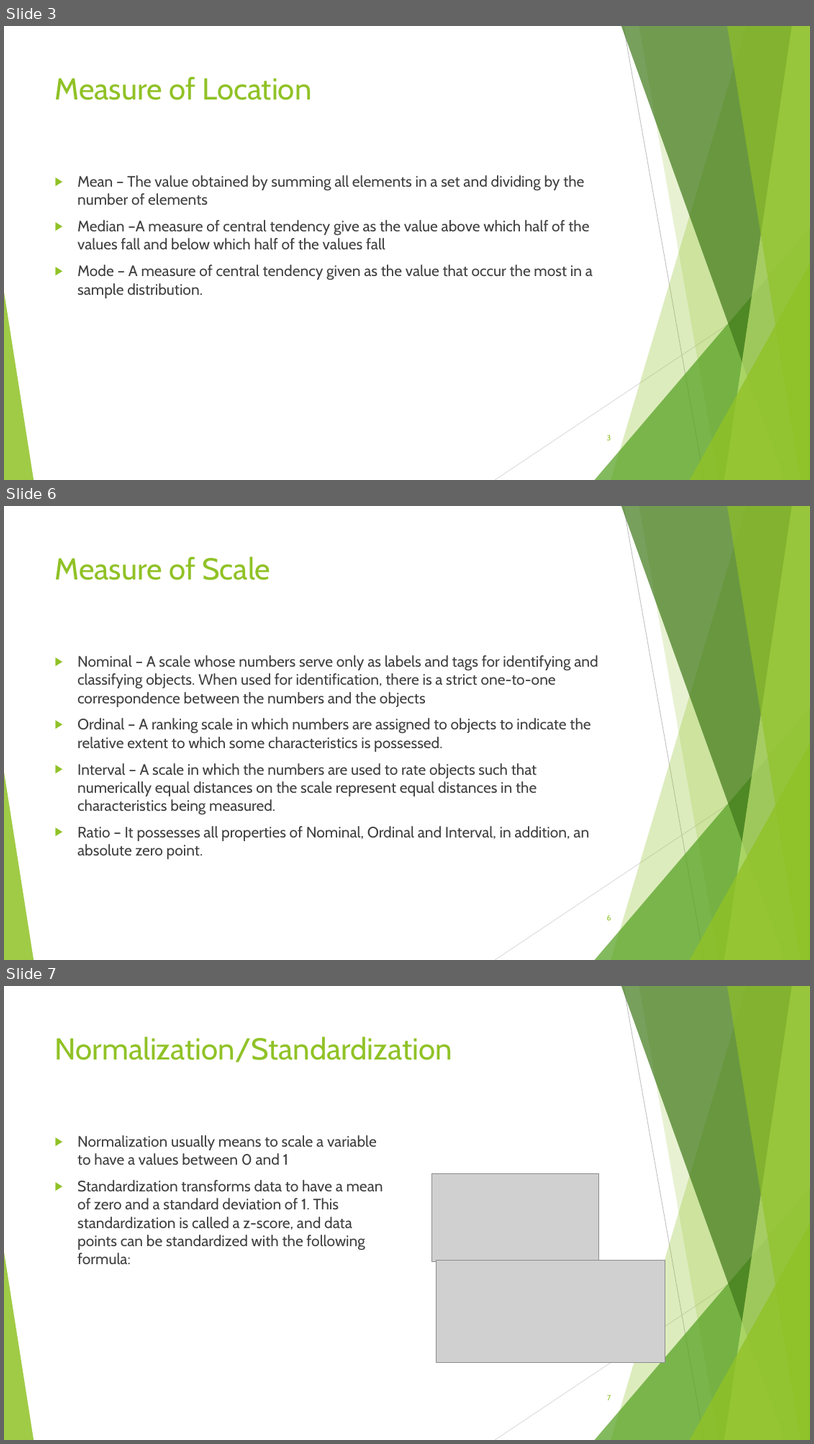
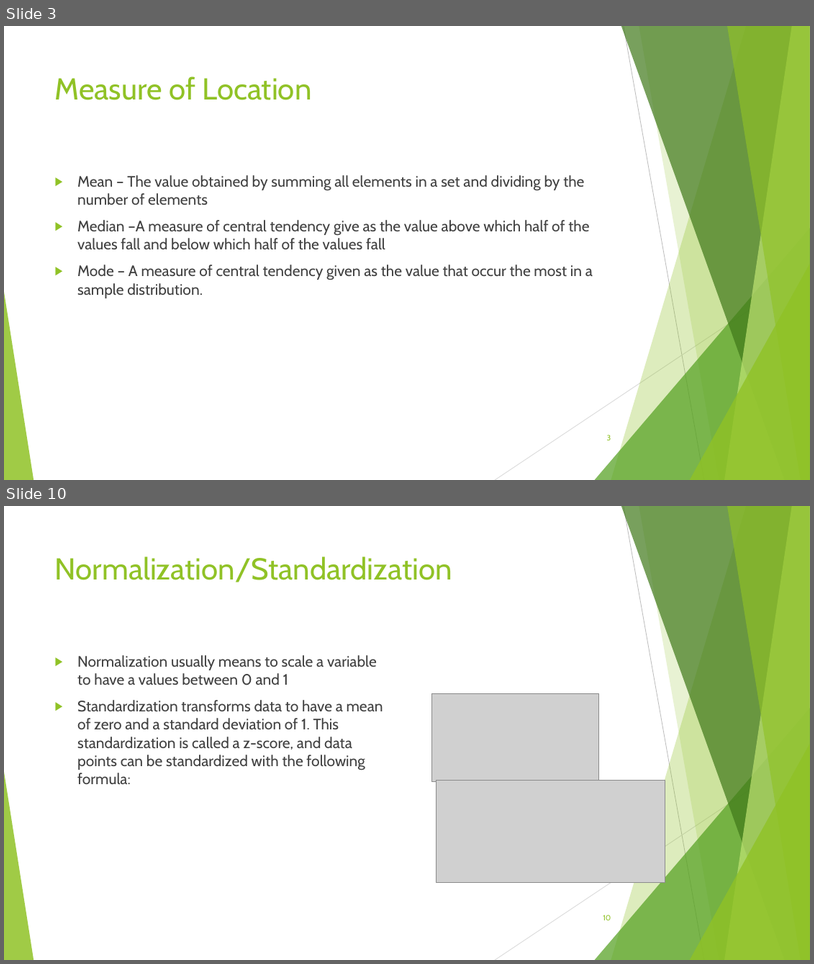
Before and after one commit to Deepaknatural/Training, a slide deck: STATISTICS.pptx. Shown one above the other, each under a label of ours: slides 3, 6 and 7 before the commit, slides 3 and 10 after it; the slides between them are not shown. The pictures are 814x1444 and 814x964 pixels, drawn with LibreOffice and Linux fonts; fonts in the diff are those of the drawing; grey boxes stand for pictures; background and template pictures are left out. Boxes give left, top, right and bottom in pixels: in the first picture for what was removed or moved away, otherwise in the second. Text is boxed around its words. In the diff, an @@ line names an element or a change of style, - is before the commit and + after.

```diff
--- a/STATISTICS.pptx
+++ b/STATISTICS.pptx
@@ slide 6 removed at (4, 506, 810, 960), background #FFFFFF; not listed: 10 template elements that a slide beside it also shows @@
@@ title removed at (55, 556, 270, 580) @@
-Measure of Scale
@@ text removed at (77, 655, 598, 859) @@
-▶ Nominal – A scale whose numbers serve only as labels and tags for identifying and classifying objects. When used for identification, there is a strict one-to-one correspondence between the numbers and the objects
-▶ Ordinal – A ranking scale in which numbers are assigned to objects to indicate the relative extent to which some characteristics is possessed.
-▶ Interval – A scale in which the numbers are used to rate objects such that numerically equal distances on the scale represent equal distances in the characteristics being measured.
-▶ Ratio – It possesses all properties of Nominal, Ordinal and Interval, in addition, an absolute zero point.
@@ page number removed at (607, 914, 612, 920) @@
-6
@@ what was slide 7 is now slide 10 @@
@@ page number at (603, 914, 611, 920): text changed @@
-7
+10
```
Also in this commit, not shown: 7 slides changed, 12 slides added, 2 other files.
